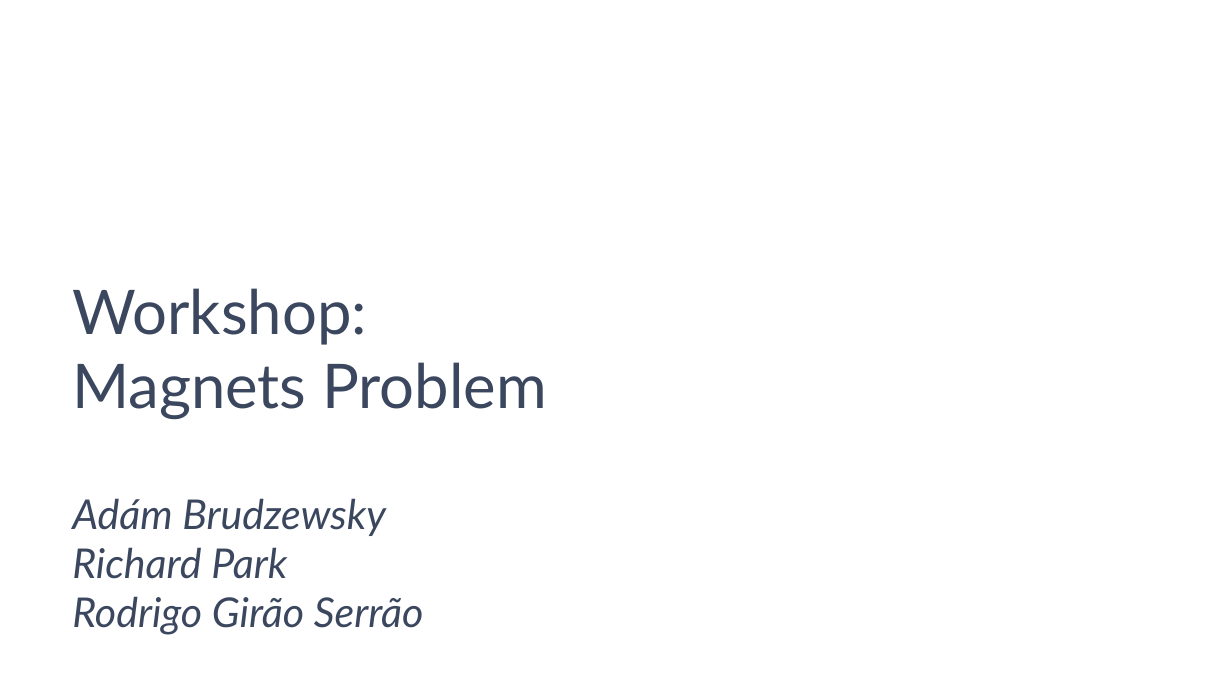
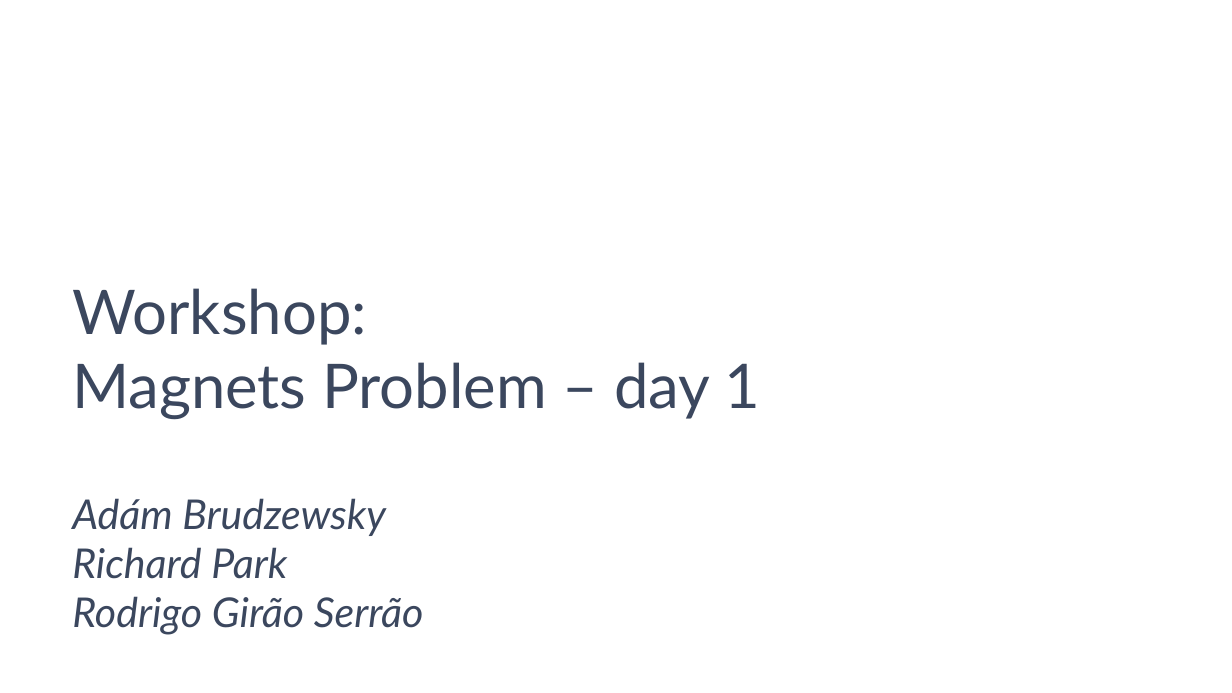
Before and after one commit to abrudz/SimCorp, a slide deck: slide 1 of magnets/slides.pptx. Drawn at 1232x693 pixels with LibreOffice and Linux fonts; fonts in the diff are those of the drawing; background and template pictures are left out. Boxes give left, top, right and bottom in pixels: in the first picture for what was removed or moved away, otherwise in the second. Text is boxed around its words. In the diff, an @@ line names an element or a change of style, - is before the commit and + after.

```diff
--- a/magnets/slides.pptx
+++ b/magnets/slides.pptx
@@ title at <box>72,288,761,419</box>: text changed @@
-Workshop:
-Magnets Problem
+Workshop:
+Magnets Problem – day 1
```
Also in this commit, not shown: 19 slides added, 2 other files.
